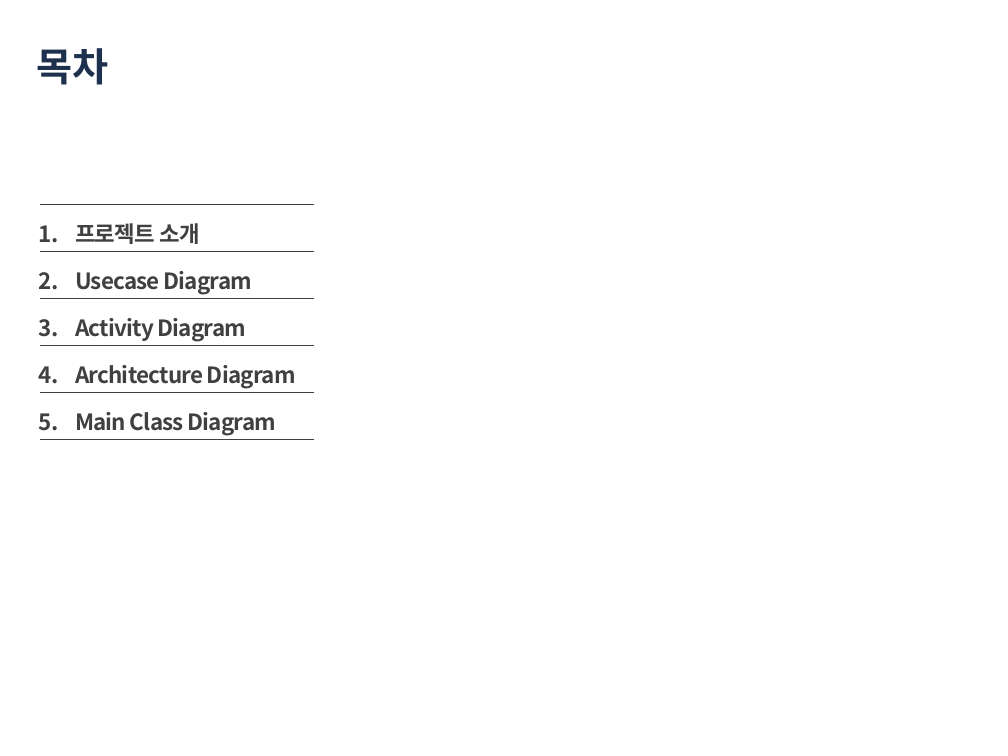
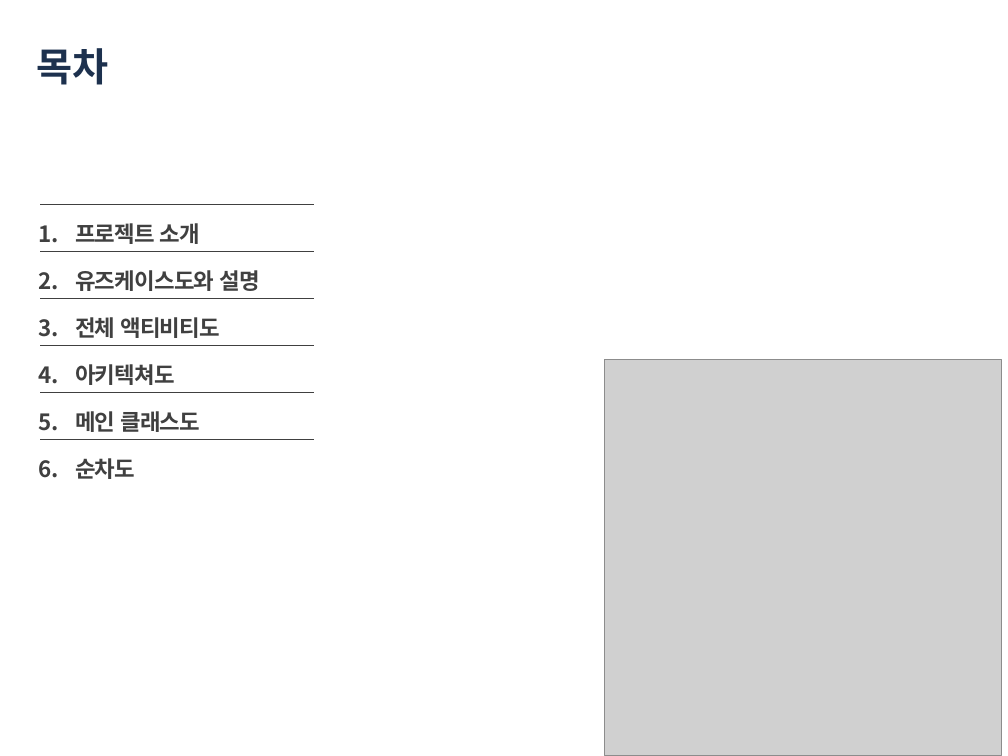
Before and after one commit to livlikwav/UOSSE, a slide deck: slide 2 of 소공중간발표_컴퓨터과학부하경민도우찬.pptx. Drawn at 1008x756 pixels with LibreOffice and Linux fonts; fonts in the diff are those of the drawing; grey boxes stand for pictures. Boxes give left, top, right and bottom in pixels: in the first picture for what was removed or moved away, otherwise in the second. Text is boxed around its words. In the diff, an @@ line names an element or a change of style, - is before the commit and + after.

```diff
--- a/소공중간발표_컴퓨터과학부하경민도우찬.pptx
+++ b/소공중간발표_컴퓨터과학부하경민도우찬.pptx
@@ text at [75, 270, 259, 479]: text changed @@
-2. Usecase Diagram
-3. Activity Diagram
-4. Architecture Diagram
-5. Main Class Diagram
+2. 유즈케이스도와 설명
+3. 전체 액티비티도
+4. 아키텍쳐도
+5. 메인 클래스도
+6. 순차도
@@ picture added at [605, 359, 1002, 756] @@
```
Also in this commit, not shown: 2 other slides changed, 13 slides added, 10 slides removed, 2 other files.
